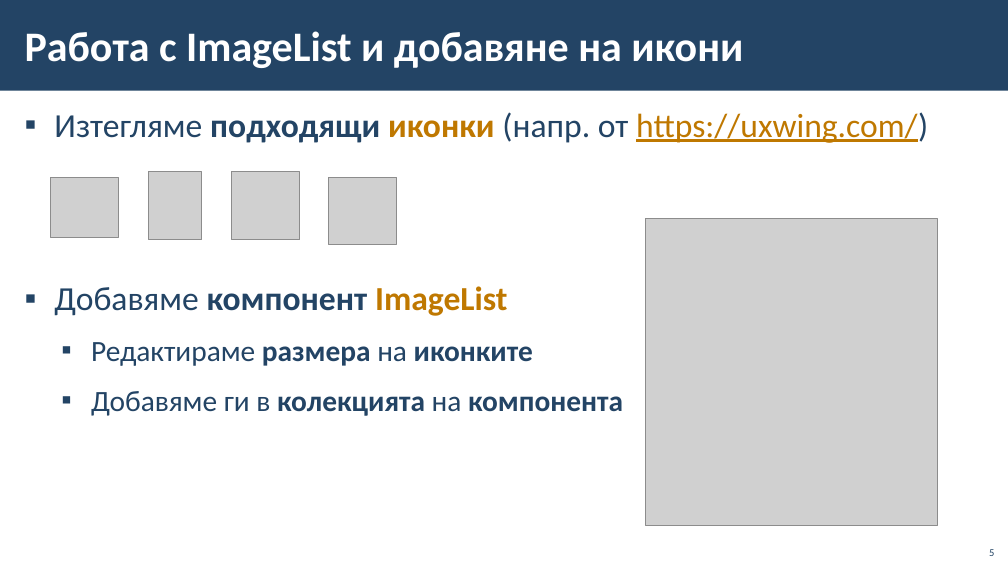
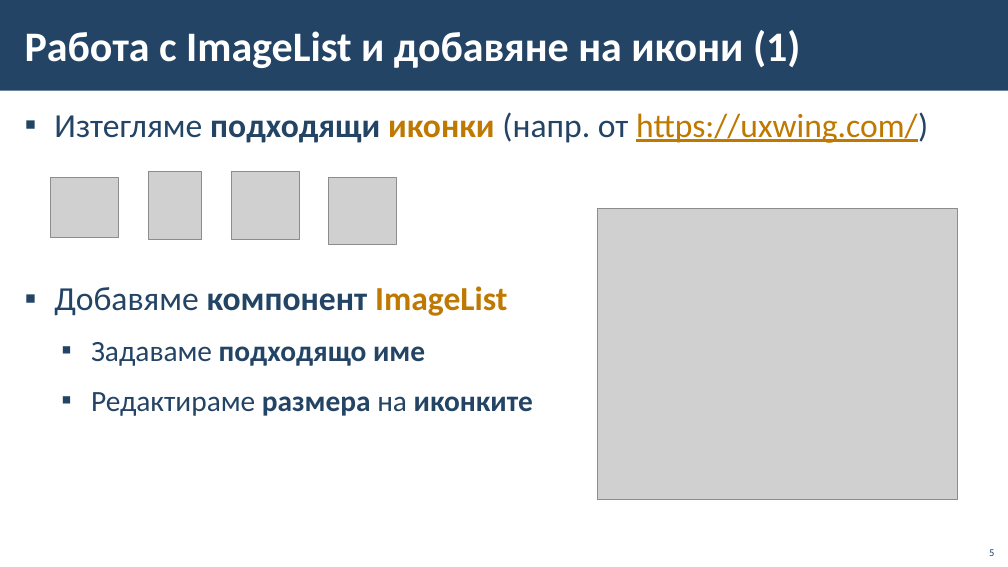
Before and after one commit to BG-IT-Edu/School-Programming, a slide deck: slide 5 of Courses/Software-Sciences/Module-4-Information-Systems-New/12-Implementation-of-Information-System/12-Implementation-of-Information-System-Second-Part.pptx. Drawn at 1008x567 pixels with LibreOffice and Linux fonts; fonts in the diff are those of the drawing; grey boxes stand for pictures; background and template pictures are left out. Boxes give left, top, right and bottom in pixels: in the first picture for what was removed or moved away, otherwise in the second. Text is boxed around its words. In the diff, an @@ line names an element or a change of style, - is before the commit and + after.

```diff
--- a/Courses/Software-Sciences/Module-4-Information-Systems-New/12-Implementation-of-Information-System/12-Implementation-of-Information-System-Second-Part.pptx
+++ b/Courses/Software-Sciences/Module-4-Information-Systems-New/12-Implementation-of-Information-System/12-Implementation-of-Information-System-Second-Part.pptx
@@ title at bbox=[25, 30, 800, 68]: text changed @@
-Работа с ImageList и добавяне на икони
+Работа с ImageList и добавяне на икони (1)
@@ picture: place and size @@
-picture at bbox=[646, 219, 938, 525]
+picture at bbox=[597, 208, 958, 500]
@@ text at bbox=[91, 342, 425, 366]: paragraph added @@
+  ▪ Задаваме подходящо име
@@ text at bbox=[91, 391, 623, 416]: paragraph removed @@
-  ▪ Добавяме ги в колекцията на компонента
```
Also in this commit, not shown: 1 slide added.
